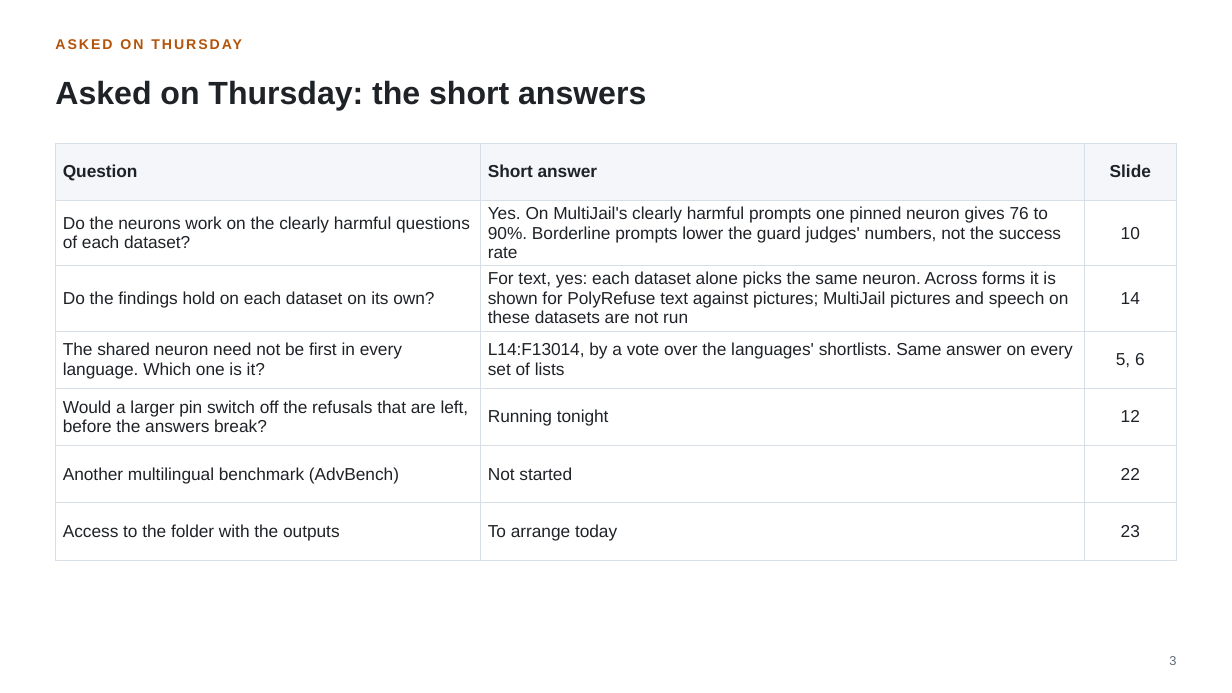
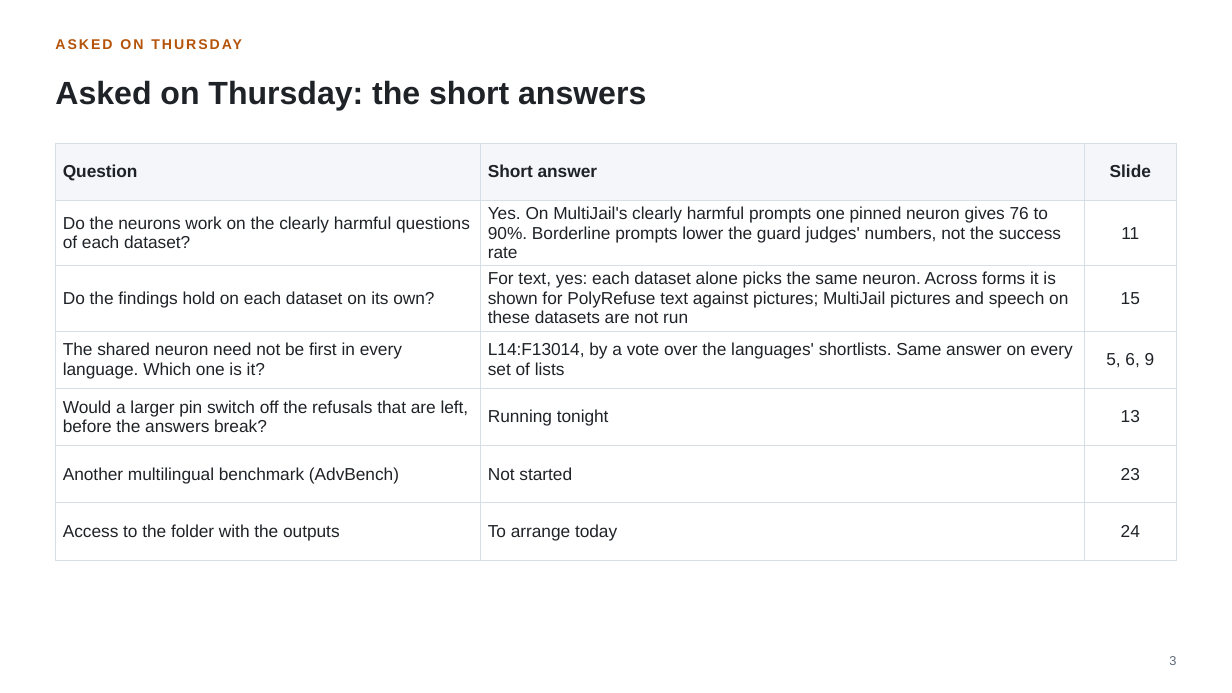
Before and after one commit to fjoad/refusal-neurons, a slide deck: slide 3 of slides/refusal_neurons_2026-11-29.pptx. Drawn at 1232x693 pixels with LibreOffice and Linux fonts; fonts in the diff are those of the drawing. Boxes give left, top, right and bottom in pixels: in the first picture for what was removed or moved away, otherwise in the second. Text is boxed around its words. In the diff, an @@ line names an element or a change of style, - is before the commit and + after.

```diff
--- a/slides/refusal_neurons_2026-11-29.pptx
+++ b/slides/refusal_neurons_2026-11-29.pptx
@@ table at (55,143,1177,545) @@
-row 2, column 3: 10
+row 2, column 3: 11
-row 3, column 3: 14
+row 3, column 3: 15
-row 4, column 3: 5, 6
+row 4, column 3: 5, 6, 9
-row 5, column 3: 12
+row 5, column 3: 13
-row 6, column 3: 22
+row 6, column 3: 23
-row 7, column 3: 23
+row 7, column 3: 24
```
Also in this commit, not shown: 15 other slides changed, 2 slides added, 1 slide removed, 3 other files.
